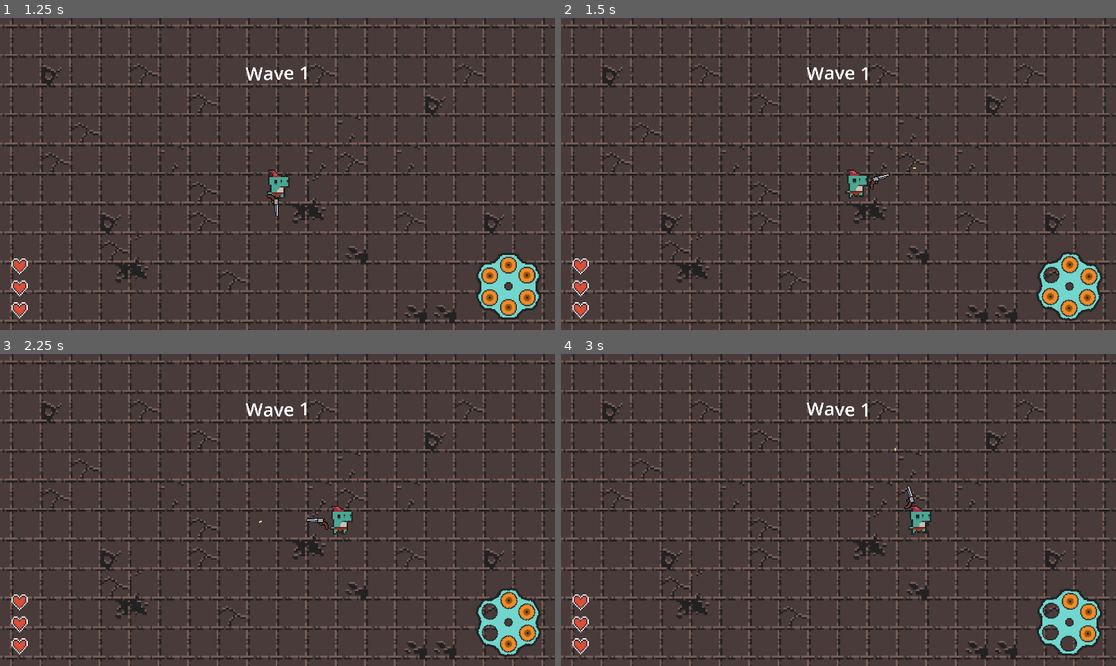
Above: before the commit, frames 1-4 (two rows, left to right).
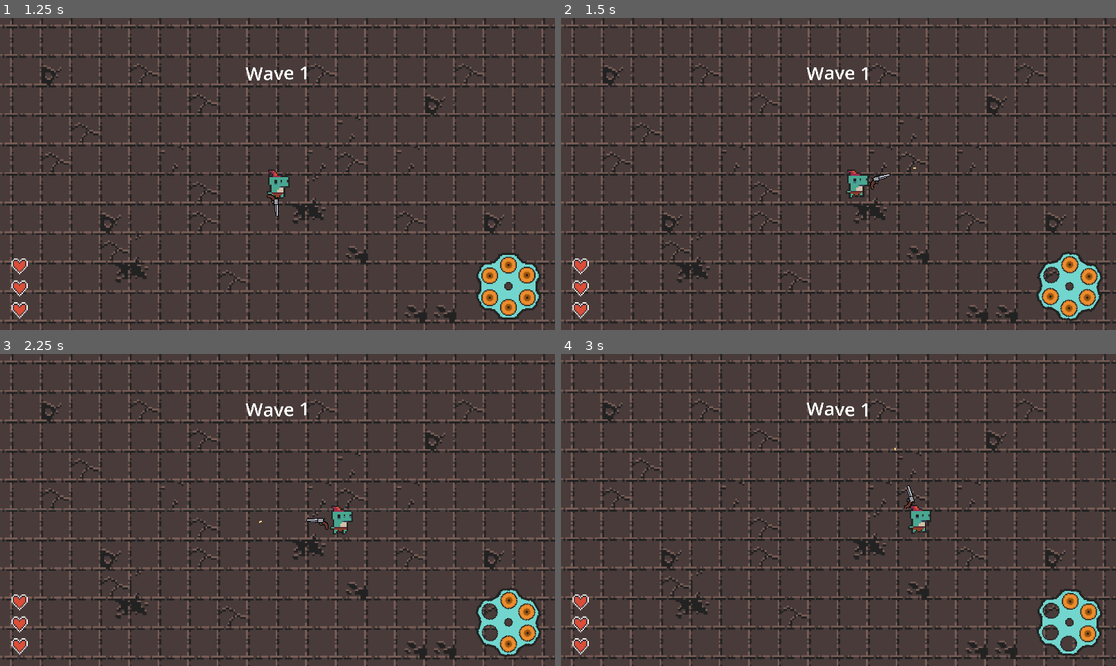
Above: after the commit, the same moments.

Repository: Meemog/GMTK2025
Game: Godot game, scene res://main.tscn
Two runs of this game, one before a commit and one after it. Both use one fixed random seed, a clock stepped at 60 frames per second and the inputs below.
Inputs (mouse positions are in pixels of both pictures, inside the frame that each line leads up to):
- Up to frame 1 (1.25 s): click "Play" at 0.5 s
- Up to frame 2 (1.5 s): move the mouse to (960, 158) at 1.27 s; hold D (right) from 1.28 s (still down); click (960, 158) at 1.35 s
- Up to frame 3 (2.25 s): release D (right) at 2 s; drag from (166, 525) to (338, 522) at 2.02 s
- Up to frame 4 (3 s): move the mouse to (894, 441) at 2.77 s; hold D (right) from 2.78 s (still down); click (894, 441) at 2.85 s

Frame 1 is identical in both runs. In frame 2, 4.6% of the frame differs, in the area x 0-100%, y 0-100%; in frame 3, 0.3%; in frame 4, 5.2%.

Commit message:
added camera recoil when firing

Diff:
--- a/main/Scripts/Events.gd
+++ b/main/Scripts/Events.gd
@@ -14,3 +14,4 @@
 signal player_killed()
 signal game_restart_requested()
 signal screen_shake_requested(intensity : float, time : float)
+signal camera_recoil_requested(intensity: float, direction : Vector2, impluse_time : float, recover_time : float)
--- a/main/Scripts/bullet.gd
+++ b/main/Scripts/bullet.gd
@@ -31,6 +31,8 @@
     position += travel_vector * speed * delta
 
 func shoot(player : Player) -> void:
+    print("Trying to recoil!")
+    Events.camera_recoil_requested.emit(5, travel_vector.normalized(), 0.08, 0.1)
     data.shoot(player)
 
 func flying() -> void:
--- a/main/Scripts/camera_2d.gd
+++ b/main/Scripts/camera_2d.gd
@@ -1,5 +1,6 @@
 extends Camera2D
 
+# Screen shake variables:
 var shake_intensity : float
 var active_shake_time : float
 var shake_decay : float = 5.0
@@ -7,8 +8,15 @@
 var shake_time_speed : float = 20.0
 var noise = FastNoiseLite.new()
 
+# Camera Recoil variable:
+var tween : Tween
+
+# Follow Player variables:
+
+
 func _ready() -> void:
     Events.screen_shake_requested.connect(_on_screen_shake_requested)
+    Events.camera_recoil_requested.connect(_on_camera_recoil_requested)
 
 func _physics_process(delta: float) -> void:
     if active_shake_time > 0:
@@ -32,3 +40,19 @@
     self.shake_intensity = intensity
     self.active_shake_time = time
     shake_time = 0.0
+
+func _on_camera_recoil_requested(intensity: float, direction : Vector2, impluse_time : float, recover_time : float) -> void:
+    if tween:
+        tween.kill()
+
+    print("Screen Recoil!")
+
+    var start_position : Vector2 = position
+    var final_recoil_position : Vector2 = (position - (direction*intensity)) * PI
+
+    tween = create_tween().set_ease(Tween.EASE_OUT).set_trans(Tween.TRANS_CUBIC)
+    tween.tween_property(self, "position", final_recoil_position, impluse_time)
+    await tween.finished
+
+    tween = create_tween().set_ease(Tween.EASE_OUT).set_trans(Tween.TRANS_CUBIC)
+    tween.tween_property(self, "position", start_position, recover_time)
--- a/main/Scripts/player.gd
+++ b/main/Scripts/player.gd
@@ -185,7 +185,7 @@
     bullet.data = bullets[bullet_pointer]
     add_sibling(bullet)
 
-    bullet.data.shoot(self)
+    bullet.shoot(self)
     $Shot.play()
     time_since_shot = 0
     can_fire = false
